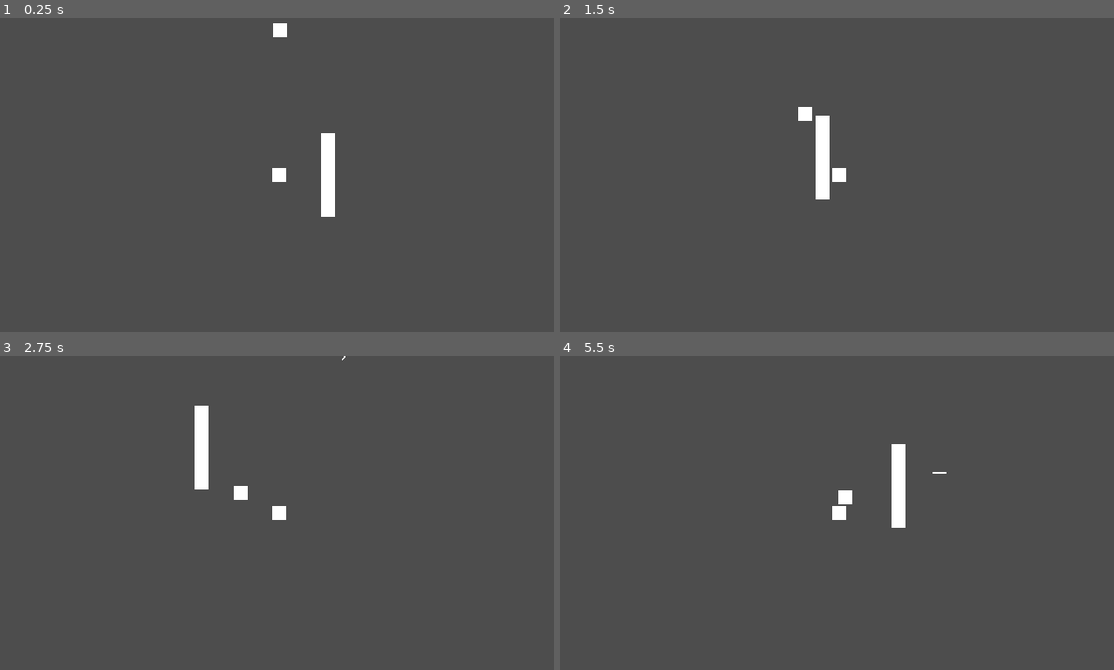
Above: before the commit, frames 1-4 (two rows, left to right).
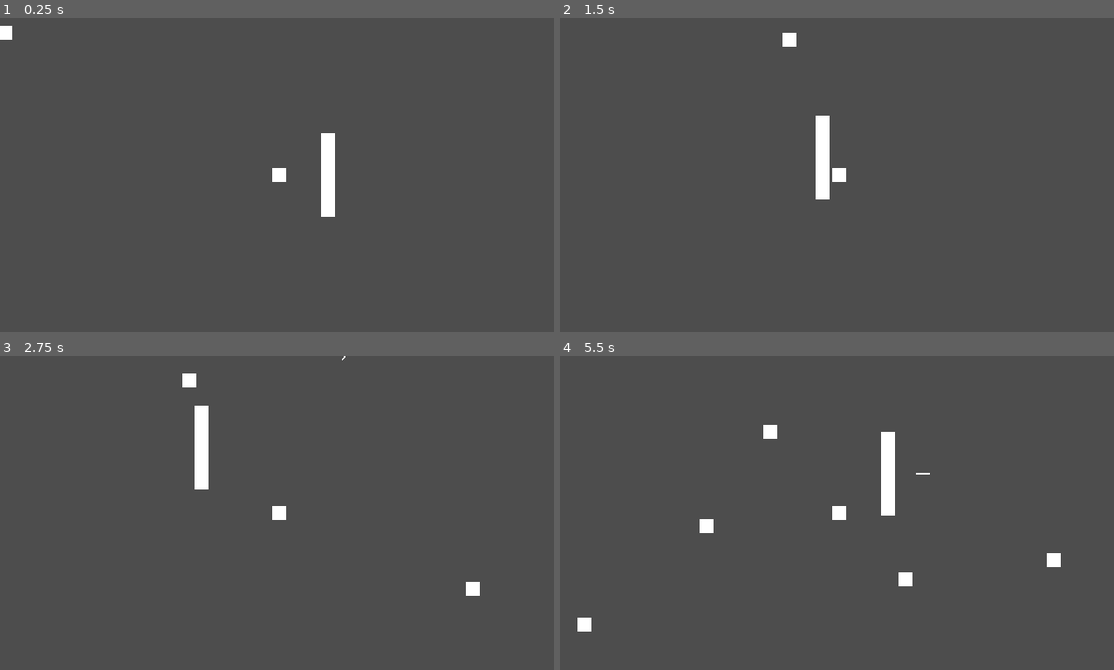
Above: after the commit, the same moments.

Repository: danilomacb/RAMter
Game: Godot game, scene res://Scenes/Game.tscn
Same seed, same stepped clock (60 frames per second), same inputs: the game is played once before the commit and once after it.
Inputs (mouse positions are in pixels of both pictures, inside the frame that each line leads up to):
- Up to frame 1 (0.25 s): no input
- Up to frame 2 (1.5 s): move the mouse to (964, 159) at 0.52 s; press the mouse at (964, 159) at 0.53 s; hold Right (MoveRight) 0.53-1.28 s; move the mouse to (726, 190) at 1.27 s; release the mouse at (726, 190) at 1.28 s; hold Down (MoveDown) from 1.28 s (still down); click (726, 190) at 1.35 s
- Up to frame 3 (2.75 s): move the mouse to (332, 443) at 2.02 s; release Down (MoveDown) at 2.03 s; press the mouse at (332, 443) at 2.03 s; hold Right (MoveRight) from 2.03 s (still down)
- Up to frame 4 (5.5 s): move the mouse to (809, 575) at 2.77 s; release Right (MoveRight) at 2.78 s; release the mouse at (809, 575) at 2.78 s; hold Up (MoveUp) 2.78-3.53 s; click (809, 575) at 2.85 s; move the mouse to (1008, 560) at 3.52 s; press the mouse at (1008, 560) at 3.53 s; hold Left (MoveLeft) 3.53-5.03 s; move the mouse to (670, 465) at 4.27 s; release the mouse at (670, 465) at 4.28 s; click (670, 465) at 4.35 s; move the mouse to (864, 513) at 5.02 s; press the mouse at (864, 513) at 5.03 s; hold Down (MoveDown) from 5.03 s (still down)

The runs differ from the first frame. In frame 1, 0.2% of the frame differs, in the area x 0-52%, y 1-7%; in frame 2, 0.2%; in frame 3, 0.3%; in frame 4, 1.8%, in the area x 3-91%, y 21-88%.

Commit message:
spawning enemies in all directions

Diff:
--- a/Prefabs/Enemy.tscn
+++ b/Prefabs/Enemy.tscn
@@ -11,7 +11,7 @@
 collision_layer = 9
 collision_mask = 4
 script = ExtResource("1_8tgep")
-moveSpeed = 100.0
+moveSpeed = 50.0
 
 [node name="WhiteSquare" type="Sprite2D" parent="."]
 position = Vector2(1, -1)
@@ -23,4 +23,4 @@
 
 [node name="Hp" type="Node" parent="."]
 script = ExtResource("3_x3477")
-maxHp = 3.0
+maxHp = 1.0
--- a/Scenes/Game.tscn
+++ b/Scenes/Game.tscn
@@ -1,8 +1,9 @@
-[gd_scene load_steps=6 format=3 uid="uid://b000ctuyaiuww"]
+[gd_scene load_steps=7 format=3 uid="uid://b000ctuyaiuww"]
 
 [ext_resource type="Texture2D" uid="uid://4ui5ascs6onu" path="res://Sprites/WhiteSquare.png" id="1_gk4jy"]
 [ext_resource type="PackedScene" uid="uid://vcwf3q5q6m5r" path="res://Prefabs/Player.tscn" id="2_e80ac"]
 [ext_resource type="Script" path="res://Scripts/EnemySpawnManager.gd" id="3_sp687"]
+[ext_resource type="PackedScene" uid="uid://c3yxdfot01oax" path="res://Prefabs/Enemy.tscn" id="4_8du3v"]
 
 [sub_resource type="TileSetAtlasSource" id="TileSetAtlasSource_kwwc3"]
 texture = ExtResource("1_gk4jy")
@@ -12,7 +13,6 @@
 sources/0 = SubResource("TileSetAtlasSource_kwwc3")
 
 [node name="Game" type="Node2D"]
-script = ExtResource("3_sp687")
 
 [node name="TileMap" type="TileMap" parent="."]
 tile_set = SubResource("TileSet_e8jtl")
@@ -20,3 +20,13 @@
 layer_0/tile_data = PackedInt32Array(-196605, 0, 0, -131069, 0, 0, -65533, 0, 0, 3, 0, 0, 65539, 0, 0, 131075, 0, 0)
 
 [node name="Player" parent="." instance=ExtResource("2_e80ac")]
+
+[node name="Node" type="Node" parent="."]
+script = ExtResource("3_sp687")
+
+[node name="Timer" type="Timer" parent="Node"]
+
+[node name="Enemy" parent="." instance=ExtResource("4_8du3v")]
+position = Vector2(8, -207)
+
+[connection signal="timeout" from="Node/Timer" to="Node" method="_on_timer_timeout"]
--- a/Scripts/EnemySpawnManager.gd
+++ b/Scripts/EnemySpawnManager.gd
@@ -1,15 +1,45 @@
 extends Node
 
+@onready var camera = get_node("/root/Game/Player/Camera2D")
+@onready var timer = $Timer
+
 var enemy = load("res://Prefabs/Enemy.tscn")
-var player = load("res://Prefabs/Player.tscn")
-@onready var cameraPos = get_node("/root/Game/Player/Camera2D").global_position
 
 var width = ProjectSettings.get_setting("display/window/size/viewport_width")
 var height = ProjectSettings.get_setting("display/window/size/viewport_height")
 
-func _ready():
-	var pos = Vector2(cameraPos.x, cameraPos.y - height / 2 - 10)
+var rng = RandomNumberGenerator.new()
+var canSpawnEnemy = true
+
+const margin = 5
+
+func _process(delta):
+	if !canSpawnEnemy:
+		return
+
+	canSpawnEnemy = false
+	timer.start()
+
+	var randomScreenSide = rng.randi_range(0, 3)
+	var pos = Vector2.ZERO
+
+	match randomScreenSide:
+		0:
+			var randomScreenPos = rng.randi_range((width / 2) * -1, width / 2)
+			pos = Vector2(randomScreenPos, camera.global_position.y - height / 2 - margin)
+		1:
+			var randomScreenPos = rng.randi_range((width / 2) * -1, width / 2)
+			pos = Vector2(randomScreenPos, camera.global_position.y + height / 2 + margin)
+		2:
+			var randomScreenPos = rng.randi_range((height / 2) * -1, height / 2)
+			pos = Vector2(camera.global_position.x - (width / 2) - margin, randomScreenPos)
+		3:
+			var randomScreenPos = rng.randi_range((height / 2) * -1, height / 2)
+			pos = Vector2(camera.global_position.x + (width / 2) + margin, randomScreenPos)
+
 	var instantiatedEnemy = enemy.instantiate()
 	instantiatedEnemy.global_position = pos
+	add_child(instantiatedEnemy)
 
-	add_child(instantiatedEnemy)
+func _on_timer_timeout():
+	canSpawnEnemy = true
